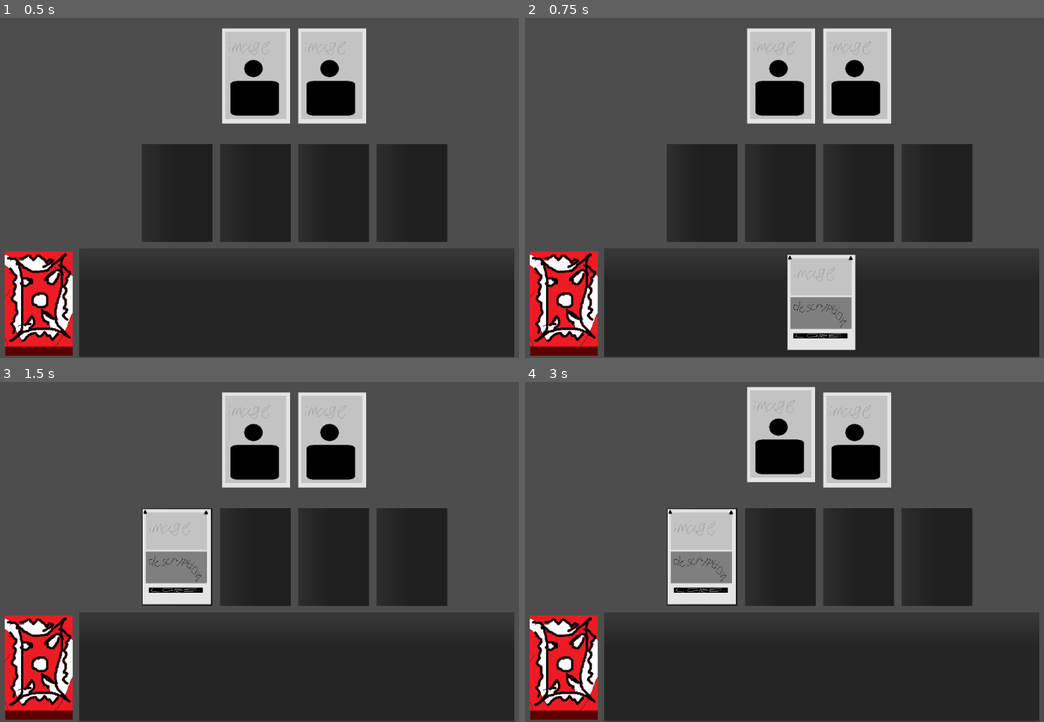
Above: before the commit, frames 1-4 (two rows, left to right).
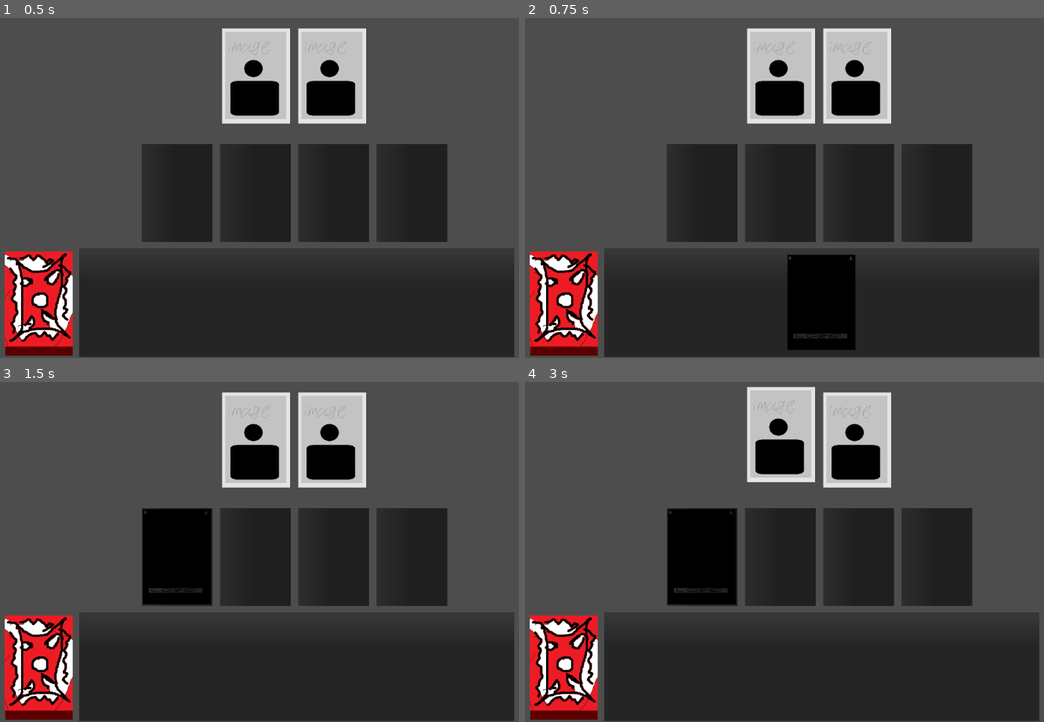
Above: after the commit, the same moments.

Repository: MrStanLee1337/Chef-of-Dungeon
Game: Godot game, scene res://scenes/level.tscn
The game is run twice, just before and just after one commit, with the same random seed, the same clock (stepped at 60 frames per second) and the same inputs.
Inputs (mouse positions are in pixels of both pictures, inside the frame that each line leads up to):
- Up to frame 1 (0.5 s): no input
- Up to frame 2 (0.75 s): tap Enter at 0.5 s; move the mouse to (561, 303) at 0.52 s; click (561, 303) at 0.67 s
- Up to frame 3 (1.5 s): tap Space at 1.25 s; move the mouse to (295, 667) at 1.27 s; click (295, 667) at 1.42 s
- Up to frame 4 (3 s): tap Enter at 2 s; move the mouse to (701, 555) at 2.02 s; click (701, 555) at 2.17 s; tap Space at 2.75 s; move the mouse to (779, 439) at 2.77 s; click (779, 439) at 2.92 s

Frame 1 is identical in both runs. In frame 2, 3.7% of the frame differs, in the area x 50-64%, y 69-98%; in frame 3, 3.7%; in frame 4, 3.7%.

Commit message:
global deck support

Diff:
--- a/project.godot
+++ b/project.godot
@@ -15,9 +15,13 @@
 config/features=PackedStringArray("4.4", "Forward Plus")
 config/icon="res://icon.svg"
 
+[autoload]
+
+Global="*res://scripts/global.gd"
+
 [editor_plugins]
 
-enabled=PackedStringArray()
+enabled=PackedStringArray("res://addons/gdterm/plugin.cfg")
 
 [input]
 
--- a/scripts/deck.gd
+++ b/scripts/deck.gd
@@ -6,11 +6,21 @@
 var _myCards: Array = []
 
 func _ready() -> void:
-	for child in _myCardContainer.get_children():
-		if child is Card:
-			child.set_hidden_in_deck(true)
-			_myCards.append(child)
-			child.get_parent().remove_child(child)
+	var globalDeck = Global.currentDeck
+	var globalCardPath = Global.cardsPath
+	for cardId in globalDeck.keys():
+		var cardScene : PackedScene = load(globalCardPath[cardId])
+		for i in range(globalDeck[cardId]):
+			var cardNode = cardScene.instantiate()
+			cardNode.set_hidden_in_deck(true)
+			#_myCardContainer.add_child(cardNode)
+			_myCards.append(cardNode)
+	_myCards.shuffle()
+	#for child in _myCardContainer.get_children():
+		#if child is Card:
+			#child.set_hidden_in_deck(true)
+			#_myCards.append(child)
+			#child.get_parent().remove_child(child)
 
 func _on_input_event(_viewport: Node, event: InputEvent, _shape_idx: int) -> void:
 	if event is InputEventMouseButton and event.pressed and event.button_index == MOUSE_BUTTON_LEFT:
--- a/scripts/global.gd
+++ b/scripts/global.gd
@@ -1 +1,15 @@
 extends Node
+
+@export var currentDeck : Dictionary
+@export var cardsPath : Dictionary
+
+func _ready() -> void:
+	currentDeck = {
+		"sample" : 3,
+		"sample2" : 4
+	}
+
+	cardsPath = {
+		"sample" : "res://scenes/cards/SampleCard.tscn",
+		"sample2" : "res://scenes/cards/SampleCard2.tscn"
+	}
Not shown: 1 places in scenes/cards/SampleCard.tscn that only renumber resources
Not shown: 1 places in scenes/cards/SampleCard2.tscn that only renumber resources
Not shown: 1 places in scenes/deck.tscn that only renumber resources
Not shown: 1 places in scenes/level.tscn that only renumber resources
Not shown: 1 places in scenes/map.tscn that only renumber resources
Not shown: 1 places in scenes/map_graph_node.tscn that only renumber resources
